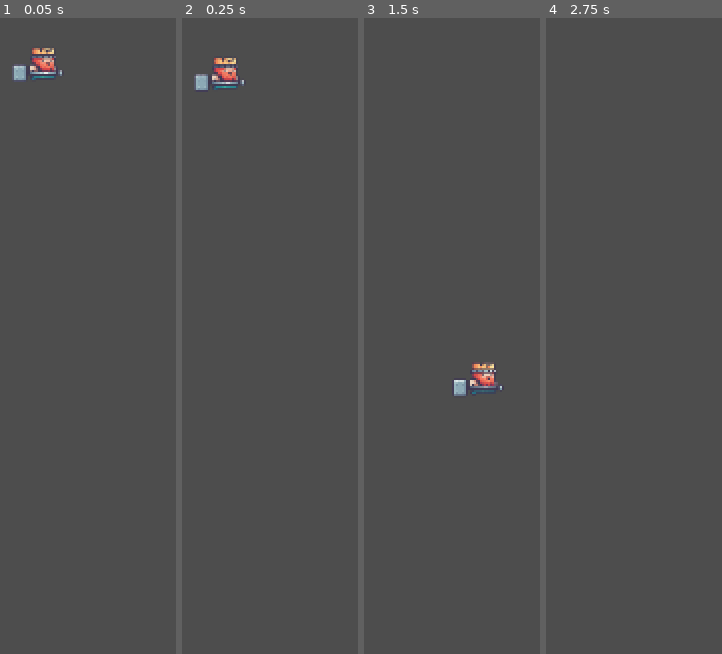
Above: before the commit, frames 1-4 (left to right).
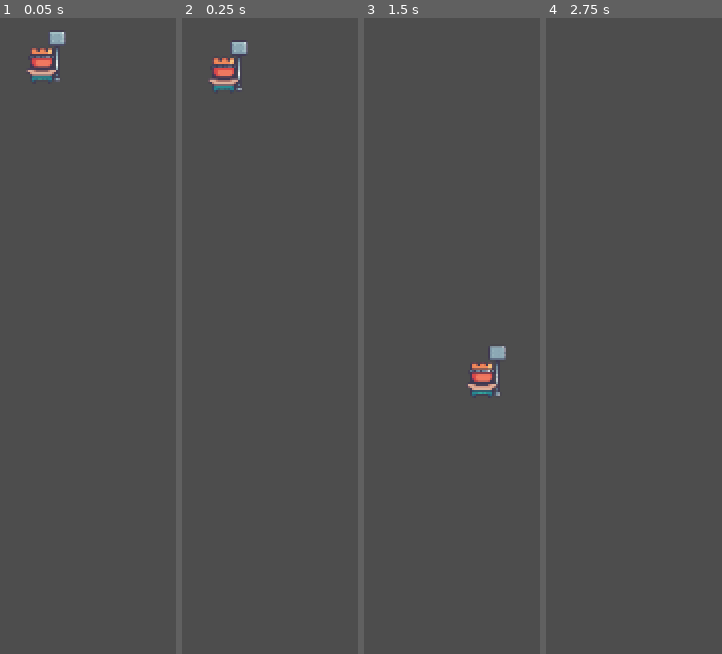
Above: after the commit, the same moments.

Repository: ChinZhengHong/2D-Platformer
Game: Godot game, scene res://Scene/Main.tscn
The game is run twice, just before and just after one commit, with the same random seed, the same clock (stepped at 60 frames per second) and the same inputs.
Inputs:
- Up to frame 1 (0.05 s): no input
- Up to frame 2 (0.25 s): no input
- Up to frame 3 (1.5 s): hold Right (ui_right) 0.53-1.28 s; hold Left (ui_left) from 1.28 s (still down)
- Up to frame 4 (2.75 s): release Left (ui_left) at 2.03 s; hold Right (ui_right) from 2.03 s (still down)

The runs differ from the first frame. In frame 1, 1.0% of the frame differs, in the area x 6-38%, y 2-11%; in frame 2, 1.0%; in frame 3, 0.9%; in frame 4, nothing differs.

Commit message:
add climb animation

Diff:
--- a/Scene/Player.tscn
+++ b/Scene/Player.tscn
@@ -1,11 +1,25 @@
-[gd_scene load_steps=25 format=3 uid="uid://culi78sdl7u6f"]
+[gd_scene load_steps=31 format=3 uid="uid://culi78sdl7u6f"]
 
 [ext_resource type="Texture2D" uid="uid://dohiy8rd7cjxm" path="res://Assets/Kings and Pigs/Sprites/01-King Human/Idle (78x58).png" id="1_3ruo4"]
 [ext_resource type="Script" path="res://Scene/Player.gd" id="1_igqow"]
+[ext_resource type="Texture2D" uid="uid://ggydf13nn61h" path="res://Assets/Kings and Pigs/Sprites/01-King Human/Door In (78x58).png" id="2_ctpv2"]
+[ext_resource type="Texture2D" uid="uid://dqd5ud37rnsns" path="res://Assets/Kings and Pigs/Sprites/01-King Human/Jump (78x58).png" id="3_i5ayy"]
 [ext_resource type="Texture2D" uid="uid://c5j00wy2rk72v" path="res://Assets/Kings and Pigs/Sprites/01-King Human/Run (78x58).png" id="3_os4kv"]
 
 [sub_resource type="RectangleShape2D" id="RectangleShape2D_x22wg"]
 
+[sub_resource type="AtlasTexture" id="AtlasTexture_qh2wm"]
+atlas = ExtResource("2_ctpv2")
+region = Rect2(156, 0, 78, 58)
+
+[sub_resource type="AtlasTexture" id="AtlasTexture_h2uaf"]
+atlas = ExtResource("2_ctpv2")
+region = Rect2(234, 0, 78, 58)
+
+[sub_resource type="AtlasTexture" id="AtlasTexture_0gm3l"]
+atlas = ExtResource("2_ctpv2")
+region = Rect2(312, 0, 78, 58)
+
 [sub_resource type="AtlasTexture" id="AtlasTexture_hbc6k"]
 atlas = ExtResource("1_3ruo4")
 region = Rect2(0, 0, 78, 58)
@@ -49,6 +63,10 @@
 [sub_resource type="AtlasTexture" id="AtlasTexture_uhcup"]
 atlas = ExtResource("1_3ruo4")
 region = Rect2(780, 0, 78, 58)
+
+[sub_resource type="AtlasTexture" id="AtlasTexture_kg3sm"]
+atlas = ExtResource("3_i5ayy")
+region = Rect2(0, 0, 78, 58)
 
 [sub_resource type="AtlasTexture" id="AtlasTexture_llc5o"]
 atlas = ExtResource("3_os4kv")
@@ -86,6 +104,20 @@
 animations = [{
 "frames": [{
 "duration": 1.0,
+"texture": SubResource("AtlasTexture_qh2wm")
+}, {
+"duration": 1.0,
+"texture": SubResource("AtlasTexture_h2uaf")
+}, {
+"duration": 1.0,
+"texture": SubResource("AtlasTexture_0gm3l")
+}],
+"loop": true,
+"name": &"climb",
+"speed": 10.0
+}, {
+"frames": [{
+"duration": 1.0,
 "texture": SubResource("AtlasTexture_hbc6k")
 }, {
 "duration": 1.0,
@@ -121,6 +153,14 @@
 "loop": true,
 "name": &"idle",
 "speed": 10.0
+}, {
+"frames": [{
+"duration": 1.0,
+"texture": SubResource("AtlasTexture_kg3sm")
+}],
+"loop": true,
+"name": &"jump",
+"speed": 5.0
 }, {
 "frames": [{
 "duration": 1.0,
@@ -161,4 +201,5 @@
 [node name="AnimatedSprite2D" type="AnimatedSprite2D" parent="."]
 position = Vector2(1, 0)
 sprite_frames = SubResource("SpriteFrames_6a8ku")
-animation = &"run"
+animation = &"climb"
+frame_progress = 0.336227
